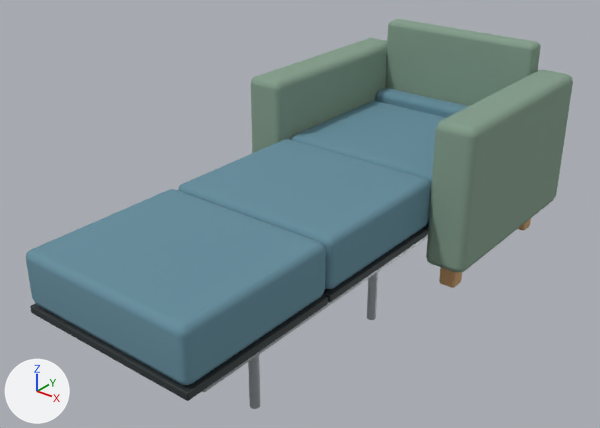
Renders of the glTF model public/models/furniture/chair-sleeper-open.glb from each side of a commit.
One viewpoint serves both versions: a camera (50 mm lens) standing at (1.75, -2.32, 1.7) and looking at (-0.04, -0.09, 0.32). The lights are fixed; the arrows at lower left show +X, +Y and +Z. The older version comes first.

Objects in the first picture: 'chair-sleeper-open authored assembly'.
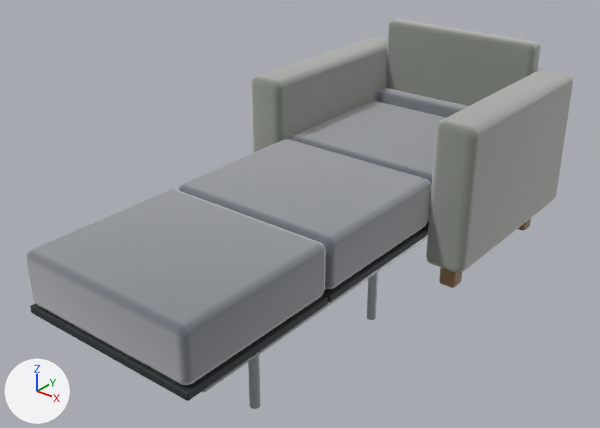
Changed parts and their boxes [x1, y1, x2, y2] in the pictures (600 x 428 px):
'chair-sleeper-open authored assembly', surface changed
    both: [26, 19, 573, 388]

Diff of the bpy script that builds the scene:
```diff
--- a/public/models/furniture/chair-sleeper-open.glb.py
+++ b/public/models/furniture/chair-sleeper-open.glb.py
@@ img_material_twill_orm @@
+img_material_twill_orm = load_image('material-twill-orm', '_unpacked/material-twill-orm', 1024, 1024, 'Non-Color')
@@ img_material_twill_color @@
+img_material_twill_color = load_image('material-twill-color', '_unpacked/material-twill-color', 1024, 1024, 'sRGB')
@@ img_material_twill_normal @@
+img_material_twill_normal = load_image('material-twill-normal', '_unpacked/material-twill-normal', 1024, 1024, 'Non-Color')
@@ mat_entry_sage_upholstery @@
 mat_entry_sage_upholstery = bpy.data.materials.new('entry-sage-upholstery')
-# nodes: BsdfPrincipled, OutputMaterial
-# colours: greyish green #849e8b
+# nodes: BsdfPrincipled, Mix, NormalMap, OutputMaterial, SeparateColor, TexImage x3
+# colours: greyish green #6b7964
+# uses the picture img_material_twill_color
+# uses the picture img_material_twill_normal
+# uses the picture img_material_twill_orm
@@ mat_entry_slate_upholstery @@
 mat_entry_slate_upholstery = bpy.data.materials.new('entry-slate-upholstery')
-# nodes: BsdfPrincipled, OutputMaterial
-# colours: cyan #658e9e
+# nodes: BsdfPrincipled, Mix, NormalMap, OutputMaterial, SeparateColor, TexImage x3
+# colours: dark blue #3c5062
+# uses the picture img_material_twill_color
+# uses the picture img_material_twill_normal
+# uses the picture img_material_twill_orm
```
